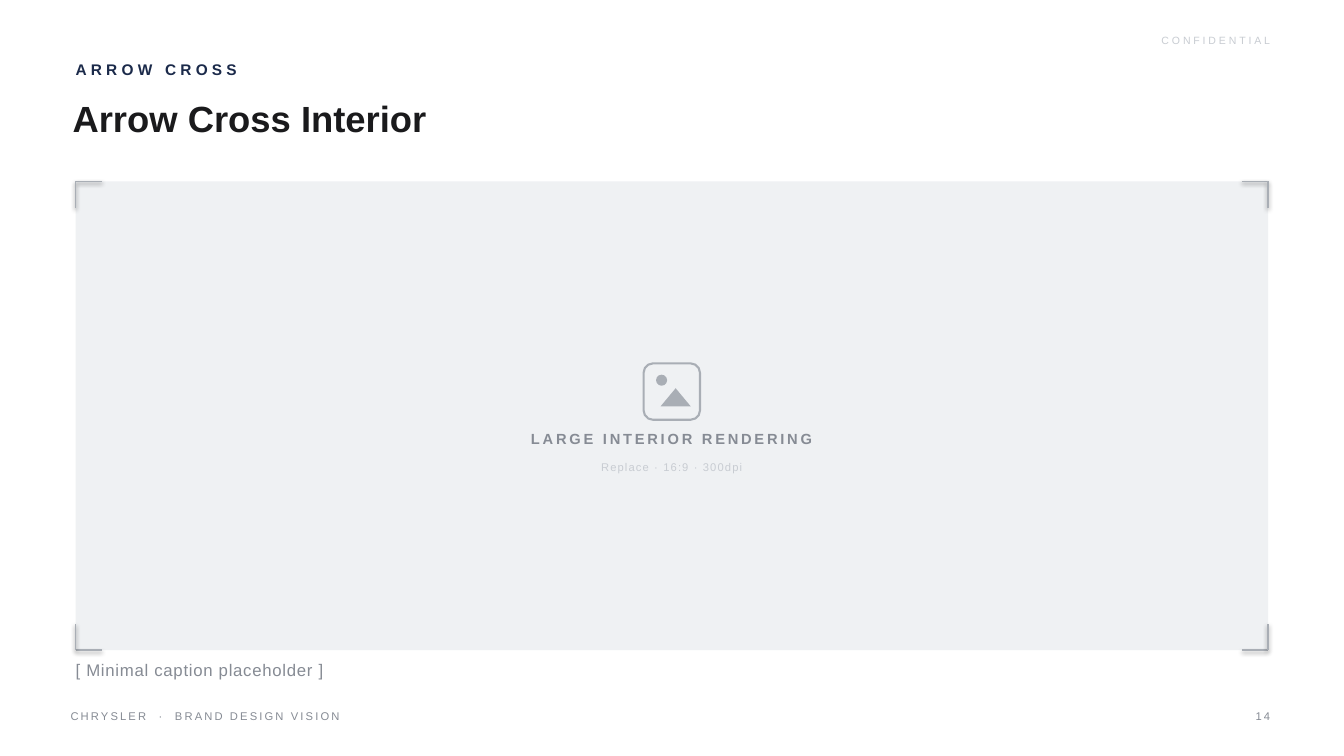
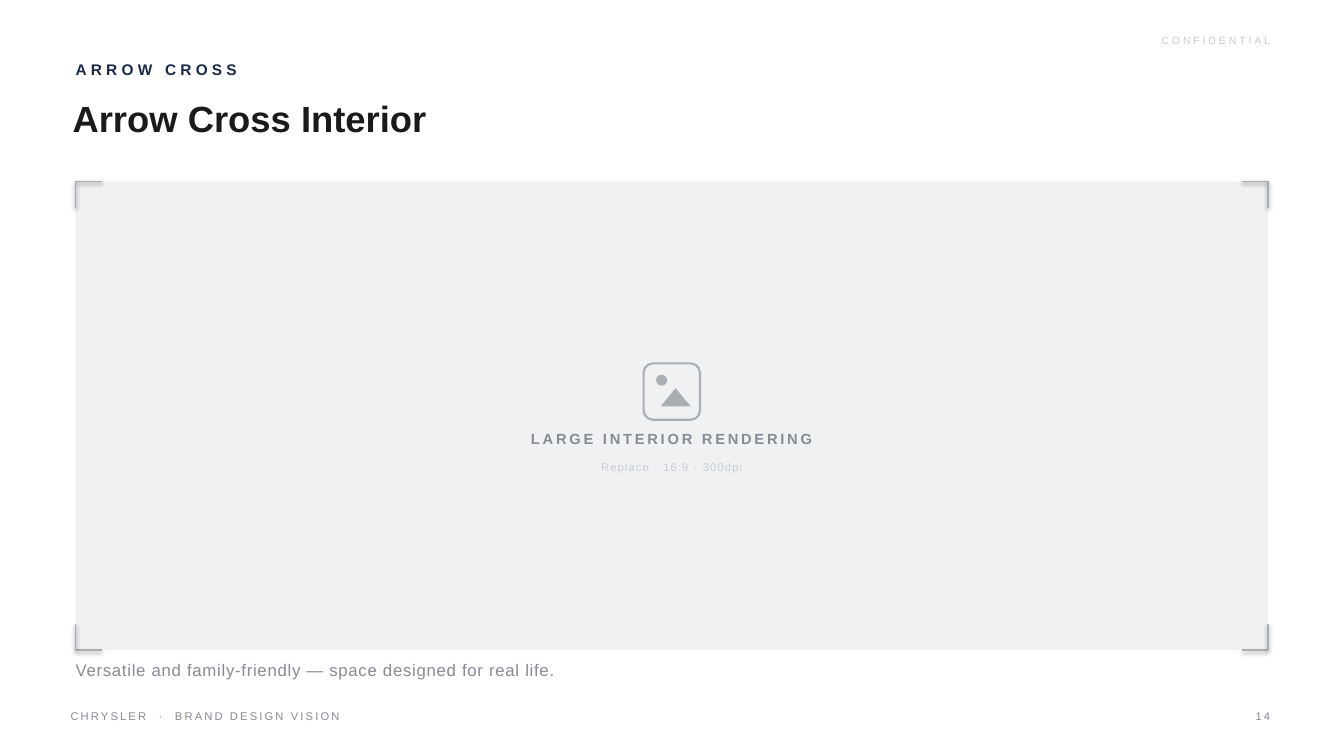
Before and after one commit to LG-Succe55/CLAUDE, a slide deck: slide 14 of Chrysler_Brand_Design_Vision.pptx. Drawn at 1344x756 pixels with LibreOffice and Linux fonts; fonts in the diff are those of the drawing. Boxes give left, top, right and bottom in pixels: in the first picture for what was removed or moved away, otherwise in the second. Text is boxed around its words. In the diff, an @@ line names an element or a change of style, - is before the commit and + after.

```diff
--- a/Chrysler_Brand_Design_Vision.pptx
+++ b/Chrysler_Brand_Design_Vision.pptx
@@ text at bbox=[76, 664, 554, 680]: text changed @@
-[ Minimal caption placeholder ]
+Versatile and family-friendly — space designed for real life.
```
Also in this commit, not shown: 13 other slides changed, 1 other file.
